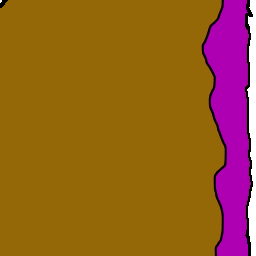
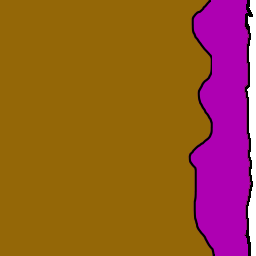
Layered file, before and after one edit (256x256). Changes by layer:
showed "close1" over [0, 0, 8, 8]
hid "N3XR Middle" over [0, 0, 227, 256]
added layer "N3XR Middle-New" above "N3XR" over [0, 0, 227, 256]
